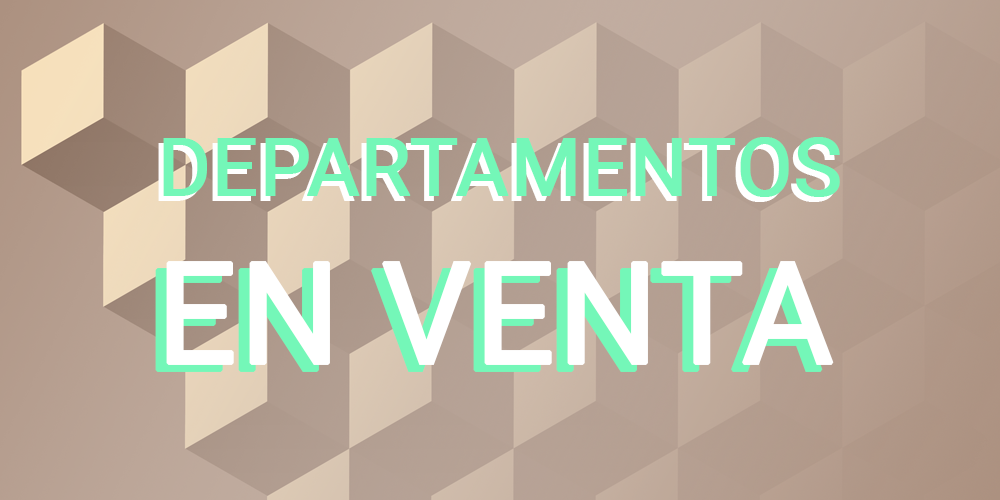
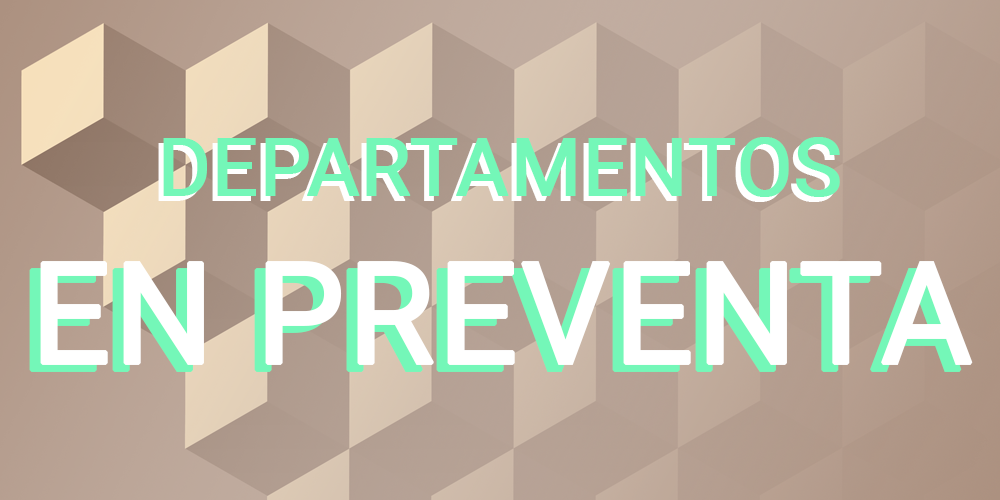
Layers edited between the first and the second w=1000, h=500 image:
renamed "EN VENTA" to "EN PREVENTA", painted on it over [40,261,973,365]
renamed "EN VENTA" to "EN PREVENTA", painted on it over [29,268,962,372]
